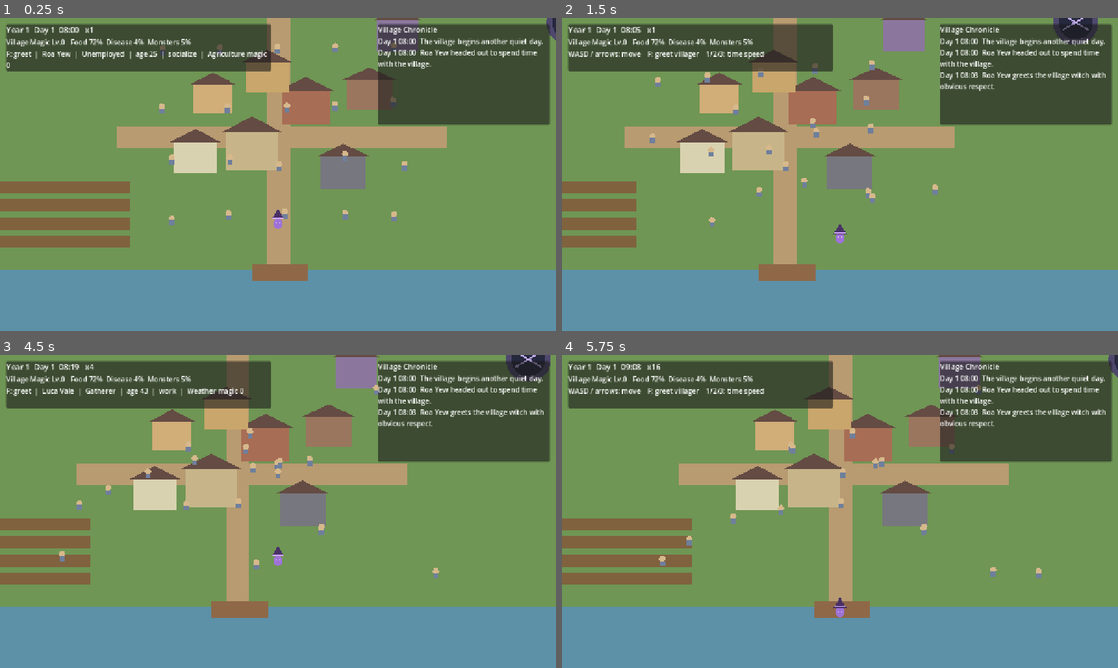
Above: before the commit, frames 1-4 (two rows, left to right).
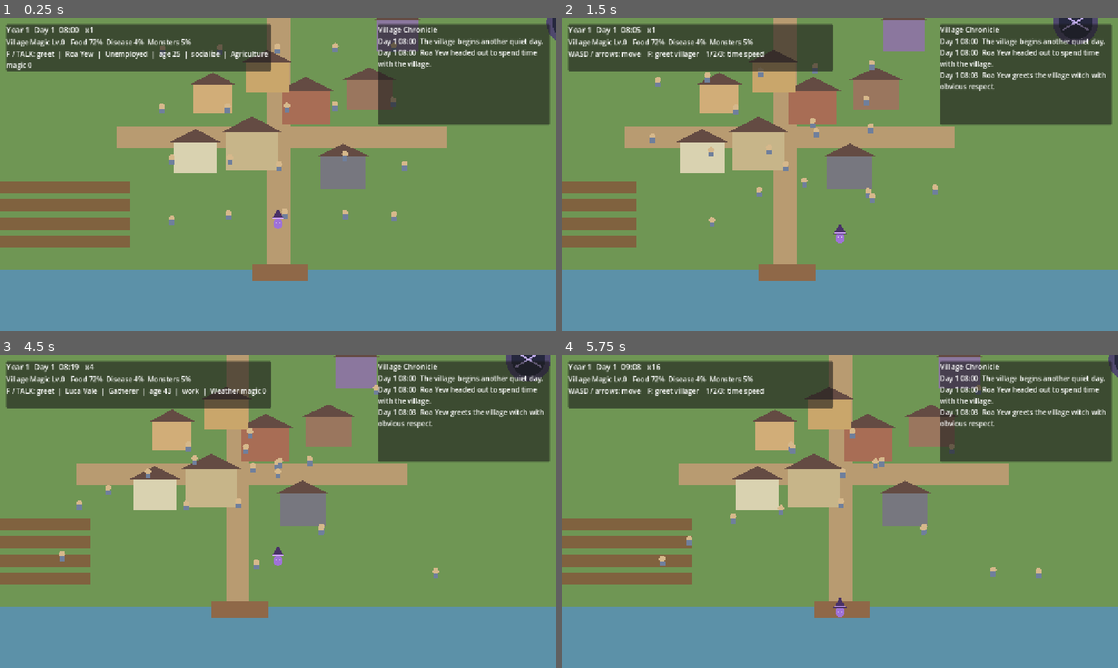
Above: after the commit, the same moments.

Repository: kei060538-commits/VillageGame
Game: Godot game, scene res://scenes/main.tscn
The game is run twice, just before and just after one commit, with the same random seed, the same clock (stepped at 60 frames per second) and the same inputs.
Inputs:
- Up to frame 1 (0.25 s): no input
- Up to frame 2 (1.5 s): tap Enter at 0.5 s; hold Right (ui_right) 0.53-1.28 s; tap E at 0.6 s; tap F at 0.8, 1.35 s; hold Down (ui_down) from 1.28 s (still down)
- Up to frame 3 (4.5 s): tap E at 1.55, 2.1, 3.05 s; release Down (ui_down) at 2.03 s; hold Right (ui_right) 2.03-2.78 s; tap F at 2.3, 2.85, 3.8 s; hold Up (ui_up) 2.78-3.53 s; hold Left (ui_left) from 3.53 s (still down); tap 1 at 3.6 s; tap 2 at 4.35 s
- Up to frame 4 (5.75 s): tap E at 4.55 s; release Left (ui_left) at 5.03 s; hold Down (ui_down) from 5.03 s (still down); tap 3 at 5.1 s; tap F at 5.3 s

The runs differ from the first frame. In frame 1, 0.7% of the frame differs, in the area x 1-49%, y 10-17%; in frame 2, nothing differs; in frame 3, 0.6%; in frame 4, nothing differs.

Commit message:
Add mobile touch controls for Web preview

Diff:
--- a/scripts/main.gd
+++ b/scripts/main.gd
@@ -50,14 +50,14 @@
 
     var tower_distance: float = player.position.distance_to(VillageSimulation.TOWER_POSITION)
     if tower_distance < 92.0:
-        hint_label.text = "E: enter the research tower"
+        hint_label.text = "E / TOWER: enter the research tower"
         return
 
     var nearest: Villager = _nearest_villager(72.0)
     if nearest != null:
         var preferred_magic: String = nearest.get_preferred_magic_field()
         var magic_skill: int = nearest.get_work_magic_level()
-        hint_label.text = "F: greet  |  %s  |  %s  |  age %d  |  %s  |  %s magic %d" % [
+        hint_label.text = "F / TALK: greet  |  %s  |  %s  |  age %d  |  %s  |  %s magic %d" % [
             nearest.display_name,
             nearest.occupation,
             nearest.age,
@@ -72,20 +72,29 @@
     if not (event is InputEventKey and event.pressed and not event.echo):
         return
 
-    if event.keycode == KEY_E and player.position.distance_to(VillageSimulation.TOWER_POSITION) < 92.0:
-        research_panel.toggle()
-        get_viewport().set_input_as_handled()
+    if event.keycode == KEY_E:
+        _try_tower_interaction()
     elif event.keycode == KEY_F:
-        var nearest: Villager = _nearest_villager(72.0)
-        if nearest != null:
-            village.interact_with_witch(nearest)
-            get_viewport().set_input_as_handled()
+        _try_greet()
     elif event.keycode == KEY_1:
         clock.set_speed(1.0)
     elif event.keycode == KEY_2:
         clock.set_speed(4.0)
     elif event.keycode == KEY_3:
         clock.set_speed(16.0)
+
+func _try_tower_interaction() -> void:
+    if player.position.distance_to(VillageSimulation.TOWER_POSITION) >= 92.0:
+        return
+    research_panel.toggle()
+    get_viewport().set_input_as_handled()
+
+func _try_greet() -> void:
+    var nearest: Villager = _nearest_villager(72.0)
+    if nearest == null:
+        return
+    village.interact_with_witch(nearest)
+    get_viewport().set_input_as_handled()
 
 func _build_ui() -> void:
     var canvas := CanvasLayer.new()
@@ -135,6 +144,57 @@
     research_panel = MagicResearchPanel.new()
     canvas.add_child(research_panel)
     research_panel.research_completed.connect(_on_research_completed)
+
+    if OS.has_feature("web") or DisplayServer.is_touchscreen_available():
+        _build_touch_controls(canvas)
+
+func _build_touch_controls(canvas: CanvasLayer) -> void:
+    var touch_root := Control.new()
+    touch_root.set_anchors_and_offsets_preset(Control.PRESET_FULL_RECT)
+    touch_root.mouse_filter = Control.MOUSE_FILTER_IGNORE
+    canvas.add_child(touch_root)
+
+    var up := _make_touch_button(touch_root, "UP", Vector2(0.0, 1.0), Rect2(104, -194, 68, 68))
+    var left := _make_touch_button(touch_root, "LEFT", Vector2(0.0, 1.0), Rect2(30, -120, 68, 68))
+    var down := _make_touch_button(touch_root, "DOWN", Vector2(0.0, 1.0), Rect2(104, -120, 68, 68))
+    var right := _make_touch_button(touch_root, "RIGHT", Vector2(0.0, 1.0), Rect2(178, -120, 68, 68))
+
+    up.button_down.connect(player.set_touch_direction.bind(Vector2.UP))
+    up.button_up.connect(player.set_touch_direction.bind(Vector2.ZERO))
+    left.button_down.connect(player.set_touch_direction.bind(Vector2.LEFT))
+    left.button_up.connect(player.set_touch_direction.bind(Vector2.ZERO))
+    down.button_down.connect(player.set_touch_direction.bind(Vector2.DOWN))
+    down.button_up.connect(player.set_touch_direction.bind(Vector2.ZERO))
+    right.button_down.connect(player.set_touch_direction.bind(Vector2.RIGHT))
+    right.button_up.connect(player.set_touch_direction.bind(Vector2.ZERO))
+
+    var tower_button := _make_touch_button(touch_root, "TOWER", Vector2(1.0, 1.0), Rect2(-194, -120, 78, 68))
+    var talk_button := _make_touch_button(touch_root, "TALK", Vector2(1.0, 1.0), Rect2(-108, -120, 78, 68))
+    tower_button.pressed.connect(_try_tower_interaction)
+    talk_button.pressed.connect(_try_greet)
+
+    var speed_1 := _make_touch_button(touch_root, "x1", Vector2(1.0, 1.0), Rect2(-230, -194, 58, 54))
+    var speed_4 := _make_touch_button(touch_root, "x4", Vector2(1.0, 1.0), Rect2(-166, -194, 58, 54))
+    var speed_16 := _make_touch_button(touch_root, "x16", Vector2(1.0, 1.0), Rect2(-102, -194, 58, 54))
+    speed_1.pressed.connect(clock.set_speed.bind(1.0))
+    speed_4.pressed.connect(clock.set_speed.bind(4.0))
+    speed_16.pressed.connect(clock.set_speed.bind(16.0))
+
+func _make_touch_button(parent: Control, text: String, anchor: Vector2, rect: Rect2) -> Button:
+    var button := Button.new()
+    button.text = text
+    button.focus_mode = Control.FOCUS_NONE
+    button.anchor_left = anchor.x
+    button.anchor_right = anchor.x
+    button.anchor_top = anchor.y
+    button.anchor_bottom = anchor.y
+    button.offset_left = rect.position.x
+    button.offset_top = rect.position.y
+    button.offset_right = rect.position.x + rect.size.x
+    button.offset_bottom = rect.position.y + rect.size.y
+    button.add_theme_font_size_override("font_size", 14)
+    parent.add_child(button)
+    return button
 
 func _on_research_completed(level: int, field_name: String) -> void:
     village.apply_magic_research(level, field_name)
